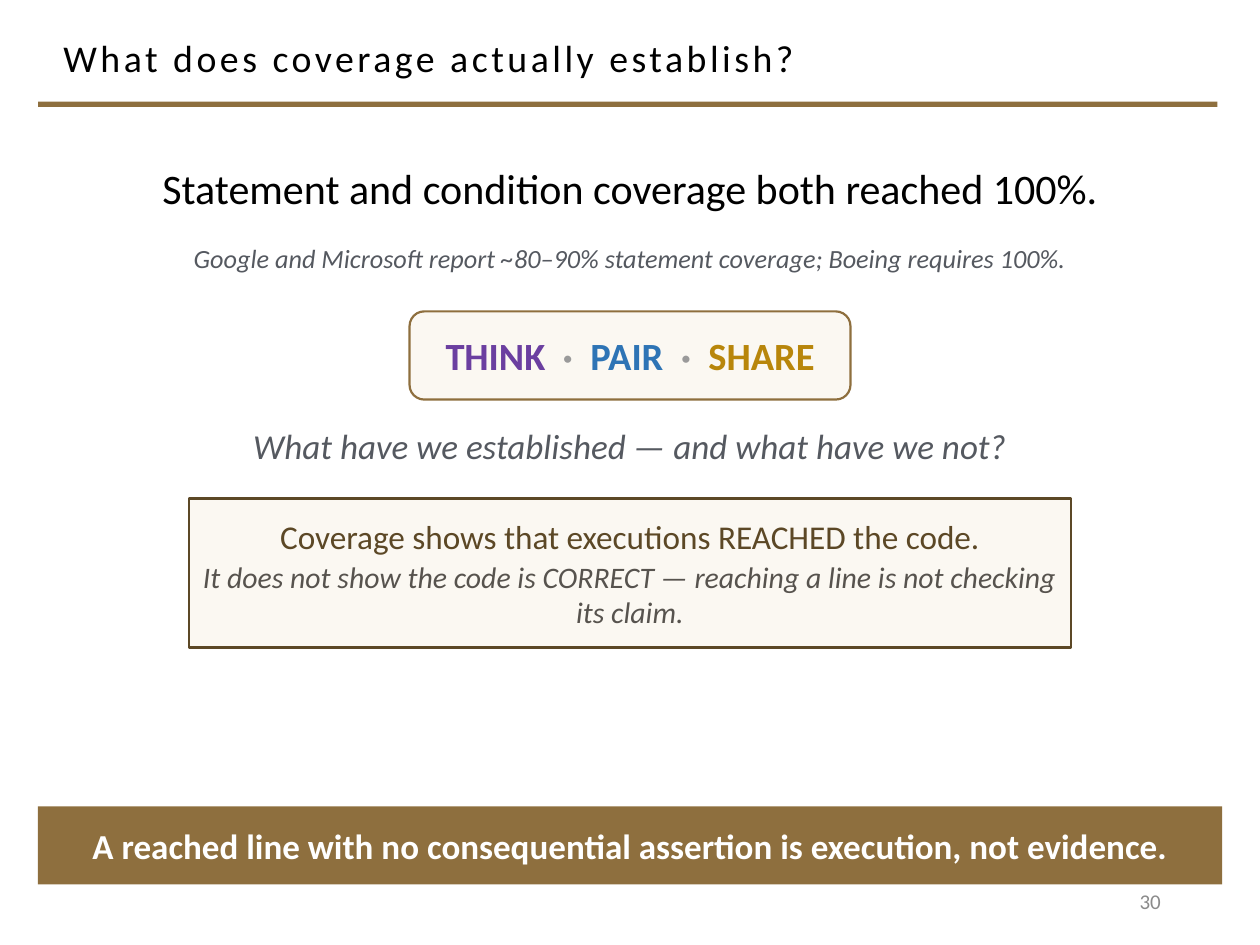
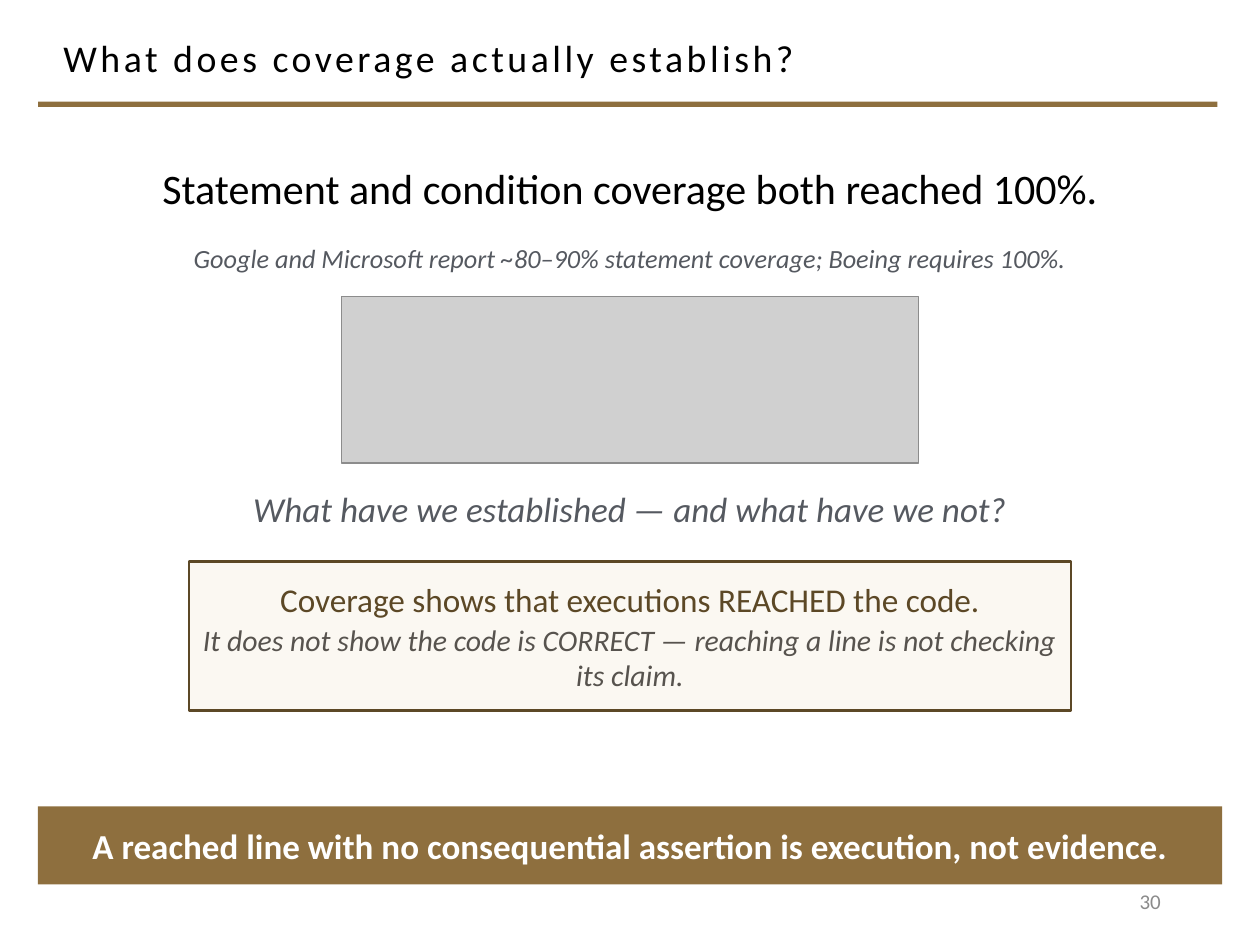
Before and after one commit to davisjam/model-based-agentic-software-engineering, a slide deck: slide 30 of course/lectures/act-1-foundations/08-validation/1-8-Validation.pptx. Drawn at 1260x945 pixels with LibreOffice and Linux fonts; fonts in the diff are those of the drawing; grey boxes stand for pictures; background and template pictures are left out. Boxes give left, top, right and bottom in pixels: in the first picture for what was removed or moved away, otherwise in the second. Text is boxed around its words. In the diff, an @@ line names an element or a change of style, - is before the commit and + after.

```diff
--- a/course/lectures/act-1-foundations/08-validation/1-8-Validation.pptx
+++ b/course/lectures/act-1-foundations/08-validation/1-8-Validation.pptx
@@ picture added at <box>341,297,919,464</box> @@
@@ rounded rectangle removed at <box>410,311,850,399</box> @@
-THINK · PAIR · SHARE
@@ text "What have we established — ...": place and size @@
-text "What have we established — ..." at <box>253,434,1006,459</box>
+text "What have we established — ..." at <box>253,497,1006,522</box>
@@ rectangle "Coverage shows that executions REACHED ...": place and size @@
-rectangle "Coverage shows that executions REACHED ..." at <box>189,499,1071,648</box>
+rectangle "Coverage shows that executions REACHED ..." at <box>189,562,1071,711</box>
```
Also in this commit, not shown: 12 other slides changed.
